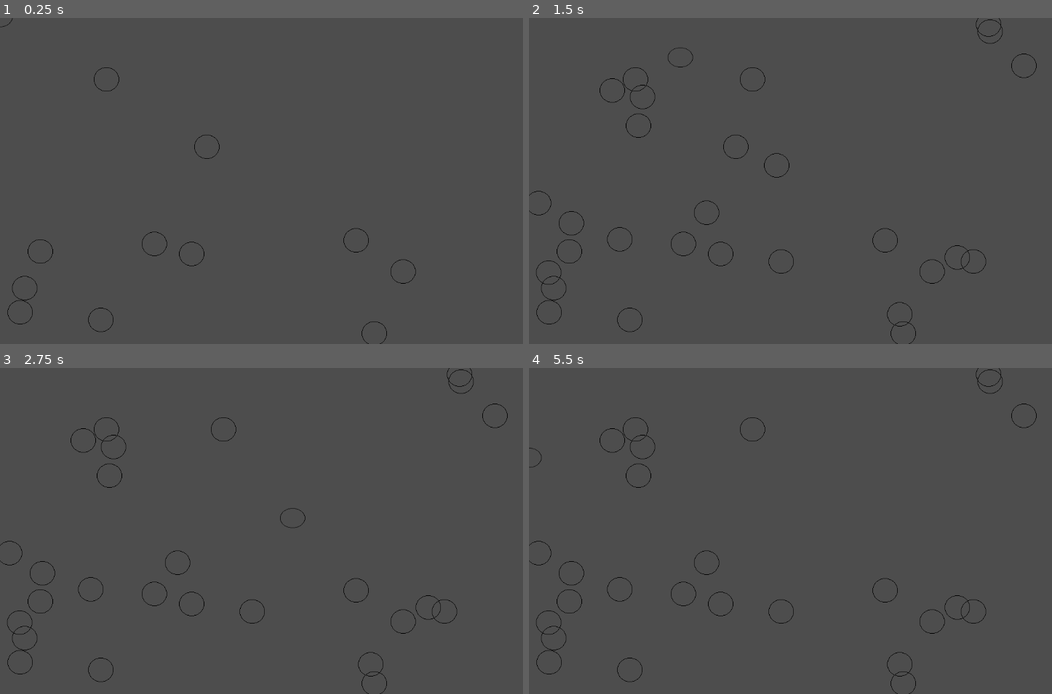
Above: before the commit, frames 1-4 (two rows, left to right).
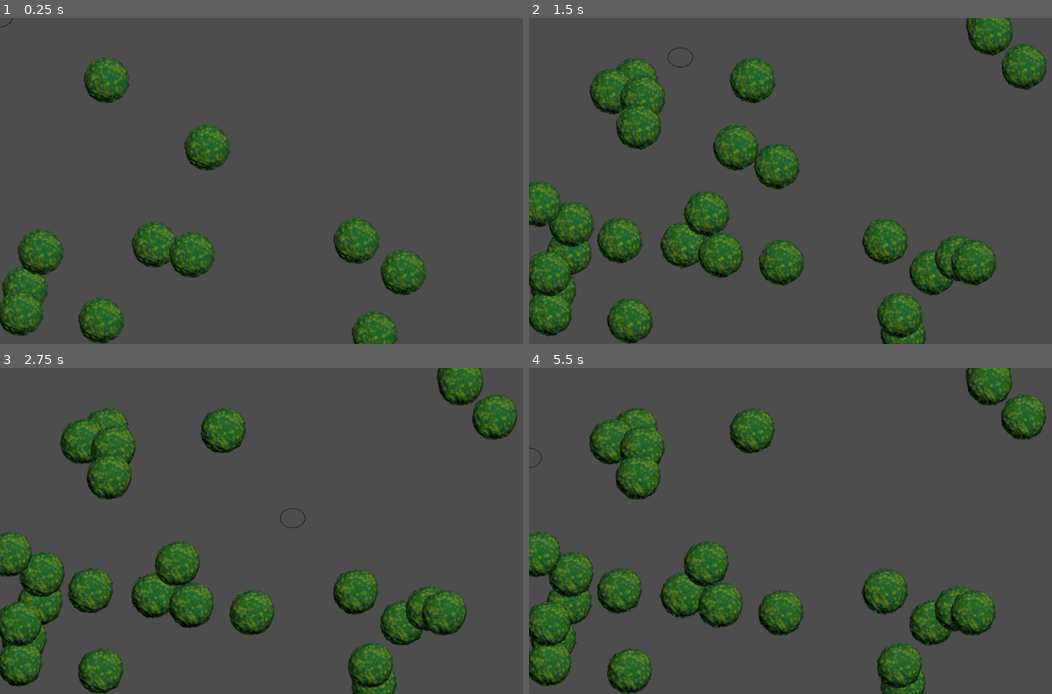
Above: after the commit, the same moments.

Repository: dome025/Untitled_Fish_Game
Game: Godot game, scene res://main.tscn
Same seed, same stepped clock (60 frames per second), same inputs: the game is played once before the commit and once after it.
Inputs:
- Up to frame 1 (0.25 s): no input
- Up to frame 2 (1.5 s): hold Right (move_right) 0.53-1.28 s; hold Down (move_down) from 1.28 s (still down)
- Up to frame 3 (2.75 s): release Down (move_down) at 2.03 s; hold Right (move_right) from 2.03 s (still down)
- Up to frame 4 (5.5 s): release Right (move_right) at 2.78 s; hold Up (move_up) 2.78-3.53 s; hold Left (move_left) 3.53-5.03 s; hold Down (move_down) from 5.03 s (still down)

The runs differ from the first frame. In frame 1, 9.7% of the frame differs, in the area x 0-82%, y 12-100%; in frame 2, 21%, in the area x 0-100%, y 0-100%; in frame 3, 19%; in frame 4, 19%.

Commit message:
Animated food :P

Diff:
--- a/Player.gd
+++ b/Player.gd
@@ -44,10 +44,7 @@
 	if velocity.length() > 0:
 		velocity = velocity.normalized() * speed;
 
-	print(0.5 * delta)
-	print(scaleUpTime * 0.5)
 	health = health - 0.5 * delta - scaleUpTime * 0.5;
-	print(health)
 
 	position += velocity * delta;
 
--- a/food.tscn
+++ b/food.tscn
@@ -1,16 +1,286 @@
-[gd_scene load_steps=5 format=3 uid="uid://bffld2x6g3wgf"]
+[gd_scene load_steps=44 format=3 uid="uid://bffld2x6g3wgf"]
 
 [ext_resource type="Script" path="res://food.gd" id="1_5ub5f"]
-[ext_resource type="Texture2D" uid="uid://cqe1o44gdrlev" path="res://assets/Cell.png" id="1_785c4"]
+[ext_resource type="Texture2D" uid="uid://xqwh2fkwt3jo" path="res://assets/aminations/food/food_idle.png" id="2_7uhbu"]
+
+[sub_resource type="AtlasTexture" id="AtlasTexture_5ow11"]
+atlas = ExtResource("2_7uhbu")
+region = Rect2(0, 0, 128, 128)
+
+[sub_resource type="AtlasTexture" id="AtlasTexture_xcw4f"]
+atlas = ExtResource("2_7uhbu")
+region = Rect2(128, 0, 128, 128)
+
+[sub_resource type="AtlasTexture" id="AtlasTexture_5s4b3"]
+atlas = ExtResource("2_7uhbu")
+region = Rect2(256, 0, 128, 128)
+
+[sub_resource type="AtlasTexture" id="AtlasTexture_l43sl"]
+atlas = ExtResource("2_7uhbu")
+region = Rect2(384, 0, 128, 128)
+
+[sub_resource type="AtlasTexture" id="AtlasTexture_n076h"]
+atlas = ExtResource("2_7uhbu")
+region = Rect2(512, 0, 128, 128)
+
+[sub_resource type="AtlasTexture" id="AtlasTexture_b33hu"]
+atlas = ExtResource("2_7uhbu")
+region = Rect2(640, 0, 128, 128)
+
+[sub_resource type="AtlasTexture" id="AtlasTexture_b6kbi"]
+atlas = ExtResource("2_7uhbu")
+region = Rect2(768, 0, 128, 128)
+
+[sub_resource type="AtlasTexture" id="AtlasTexture_vjyc3"]
+atlas = ExtResource("2_7uhbu")
+region = Rect2(896, 0, 128, 128)
+
+[sub_resource type="AtlasTexture" id="AtlasTexture_tteys"]
+atlas = ExtResource("2_7uhbu")
+region = Rect2(0, 128, 128, 128)
+
+[sub_resource type="AtlasTexture" id="AtlasTexture_4bykg"]
+atlas = ExtResource("2_7uhbu")
+region = Rect2(128, 128, 128, 128)
+
+[sub_resource type="AtlasTexture" id="AtlasTexture_h1i3y"]
+atlas = ExtResource("2_7uhbu")
+region = Rect2(256, 128, 128, 128)
+
+[sub_resource type="AtlasTexture" id="AtlasTexture_rvtdw"]
+atlas = ExtResource("2_7uhbu")
+region = Rect2(384, 128, 128, 128)
+
+[sub_resource type="AtlasTexture" id="AtlasTexture_to8gu"]
+atlas = ExtResource("2_7uhbu")
+region = Rect2(512, 128, 128, 128)
+
+[sub_resource type="AtlasTexture" id="AtlasTexture_glwwb"]
+atlas = ExtResource("2_7uhbu")
+region = Rect2(640, 128, 128, 128)
+
+[sub_resource type="AtlasTexture" id="AtlasTexture_wtgd3"]
+atlas = ExtResource("2_7uhbu")
+region = Rect2(768, 128, 128, 128)
+
+[sub_resource type="AtlasTexture" id="AtlasTexture_jhruy"]
+atlas = ExtResource("2_7uhbu")
+region = Rect2(896, 128, 128, 128)
+
+[sub_resource type="AtlasTexture" id="AtlasTexture_l78hm"]
+atlas = ExtResource("2_7uhbu")
+region = Rect2(0, 256, 128, 128)
+
+[sub_resource type="AtlasTexture" id="AtlasTexture_yfoan"]
+atlas = ExtResource("2_7uhbu")
+region = Rect2(128, 256, 128, 128)
+
+[sub_resource type="AtlasTexture" id="AtlasTexture_umjfx"]
+atlas = ExtResource("2_7uhbu")
+region = Rect2(256, 256, 128, 128)
+
+[sub_resource type="AtlasTexture" id="AtlasTexture_qc7tj"]
+atlas = ExtResource("2_7uhbu")
+region = Rect2(384, 256, 128, 128)
+
+[sub_resource type="AtlasTexture" id="AtlasTexture_ejm6n"]
+atlas = ExtResource("2_7uhbu")
+region = Rect2(512, 256, 128, 128)
+
+[sub_resource type="AtlasTexture" id="AtlasTexture_n4h64"]
+atlas = ExtResource("2_7uhbu")
+region = Rect2(640, 256, 128, 128)
+
+[sub_resource type="AtlasTexture" id="AtlasTexture_kor3c"]
+atlas = ExtResource("2_7uhbu")
+region = Rect2(768, 256, 128, 128)
+
+[sub_resource type="AtlasTexture" id="AtlasTexture_0mqnm"]
+atlas = ExtResource("2_7uhbu")
+region = Rect2(896, 256, 128, 128)
+
+[sub_resource type="AtlasTexture" id="AtlasTexture_2vuph"]
+atlas = ExtResource("2_7uhbu")
+region = Rect2(0, 384, 128, 128)
+
+[sub_resource type="AtlasTexture" id="AtlasTexture_7igqp"]
+atlas = ExtResource("2_7uhbu")
+region = Rect2(128, 384, 128, 128)
+
+[sub_resource type="AtlasTexture" id="AtlasTexture_i7wo7"]
+atlas = ExtResource("2_7uhbu")
+region = Rect2(256, 384, 128, 128)
+
+[sub_resource type="AtlasTexture" id="AtlasTexture_m1dns"]
+atlas = ExtResource("2_7uhbu")
+region = Rect2(384, 384, 128, 128)
+
+[sub_resource type="AtlasTexture" id="AtlasTexture_6jtky"]
+atlas = ExtResource("2_7uhbu")
+region = Rect2(512, 384, 128, 128)
+
+[sub_resource type="AtlasTexture" id="AtlasTexture_1vyx4"]
+atlas = ExtResource("2_7uhbu")
+region = Rect2(640, 384, 128, 128)
+
+[sub_resource type="AtlasTexture" id="AtlasTexture_l2s3k"]
+atlas = ExtResource("2_7uhbu")
+region = Rect2(768, 384, 128, 128)
+
+[sub_resource type="AtlasTexture" id="AtlasTexture_npfo2"]
+atlas = ExtResource("2_7uhbu")
+region = Rect2(896, 384, 128, 128)
+
+[sub_resource type="AtlasTexture" id="AtlasTexture_2px6e"]
+atlas = ExtResource("2_7uhbu")
+region = Rect2(0, 512, 128, 128)
+
+[sub_resource type="AtlasTexture" id="AtlasTexture_ur4rm"]
+atlas = ExtResource("2_7uhbu")
+region = Rect2(128, 512, 128, 128)
+
+[sub_resource type="AtlasTexture" id="AtlasTexture_kebfw"]
+atlas = ExtResource("2_7uhbu")
+region = Rect2(256, 512, 128, 128)
+
+[sub_resource type="AtlasTexture" id="AtlasTexture_y8eq5"]
+atlas = ExtResource("2_7uhbu")
+region = Rect2(384, 512, 128, 128)
+
+[sub_resource type="AtlasTexture" id="AtlasTexture_hifab"]
+atlas = ExtResource("2_7uhbu")
+region = Rect2(512, 512, 128, 128)
+
+[sub_resource type="AtlasTexture" id="AtlasTexture_ph3ir"]
+atlas = ExtResource("2_7uhbu")
+region = Rect2(640, 512, 128, 128)
+
+[sub_resource type="AtlasTexture" id="AtlasTexture_n50nj"]
+atlas = ExtResource("2_7uhbu")
+region = Rect2(768, 512, 128, 128)
 
 [sub_resource type="SpriteFrames" id="SpriteFrames_2rc7e"]
 animations = [{
 "frames": [{
 "duration": 1.0,
-"texture": ExtResource("1_785c4")
+"texture": SubResource("AtlasTexture_5ow11")
+}, {
+"duration": 1.0,
+"texture": SubResource("AtlasTexture_xcw4f")
+}, {
+"duration": 1.0,
+"texture": SubResource("AtlasTexture_5s4b3")
+}, {
+"duration": 1.0,
+"texture": SubResource("AtlasTexture_l43sl")
+}, {
+"duration": 1.0,
+"texture": SubResource("AtlasTexture_n076h")
+}, {
+"duration": 1.0,
+"texture": SubResource("AtlasTexture_b33hu")
+}, {
+"duration": 1.0,
+"texture": SubResource("AtlasTexture_b6kbi")
+}, {
+"duration": 1.0,
+"texture": SubResource("AtlasTexture_vjyc3")
+}, {
+"duration": 1.0,
+"texture": SubResource("AtlasTexture_tteys")
+}, {
+"duration": 1.0,
+"texture": SubResource("AtlasTexture_4bykg")
+}, {
+"duration": 1.0,
+"texture": SubResource("AtlasTexture_h1i3y")
+}, {
+"duration": 1.0,
+"texture": SubResource("AtlasTexture_rvtdw")
+}, {
+"duration": 1.0,
+"texture": SubResource("AtlasTexture_to8gu")
+}, {
+"duration": 1.0,
+"texture": SubResource("AtlasTexture_glwwb")
+}, {
+"duration": 1.0,
+"texture": SubResource("AtlasTexture_wtgd3")
+}, {
+"duration": 1.0,
+"texture": SubResource("AtlasTexture_jhruy")
+}, {
+"duration": 1.0,
+"texture": SubResource("AtlasTexture_l78hm")
+}, {
+"duration": 1.0,
+"texture": SubResource("AtlasTexture_yfoan")
+}, {
+"duration": 1.0,
+"texture": SubResource("AtlasTexture_umjfx")
+}, {
+"duration": 1.0,
+"texture": SubResource("AtlasTexture_qc7tj")
+}, {
+"duration": 1.0,
+"texture": SubResource("AtlasTexture_ejm6n")
+}, {
+"duration": 1.0,
+"texture": SubResource("AtlasTexture_n4h64")
+}, {
+"duration": 1.0,
+"texture": SubResource("AtlasTexture_kor3c")
+}, {
+"duration": 1.0,
+"texture": SubResource("AtlasTexture_0mqnm")
+}, {
+"duration": 1.0,
+"texture": SubResource("AtlasTexture_2vuph")
+}, {
+"duration": 1.0,
+"texture": SubResource("AtlasTexture_7igqp")
+}, {
+"duration": 1.0,
+"texture": SubResource("AtlasTexture_i7wo7")
+}, {
+"duration": 1.0,
+"texture": SubResource("AtlasTexture_m1dns")
+}, {
+"duration": 1.0,
+"texture": SubResource("AtlasTexture_6jtky")
+}, {
+"duration": 1.0,
+"texture": SubResource("AtlasTexture_1vyx4")
+}, {
+"duration": 1.0,
+"texture": SubResource("AtlasTexture_l2s3k")
+}, {
+"duration": 1.0,
+"texture": SubResource("AtlasTexture_npfo2")
+}, {
+"duration": 1.0,
+"texture": SubResource("AtlasTexture_2px6e")
+}, {
+"duration": 1.0,
+"texture": SubResource("AtlasTexture_ur4rm")
+}, {
+"duration": 1.0,
+"texture": SubResource("AtlasTexture_kebfw")
+}, {
+"duration": 1.0,
+"texture": SubResource("AtlasTexture_y8eq5")
+}, {
+"duration": 1.0,
+"texture": SubResource("AtlasTexture_hifab")
+}, {
+"duration": 1.0,
+"texture": SubResource("AtlasTexture_ph3ir")
+}, {
+"duration": 1.0,
+"texture": SubResource("AtlasTexture_n50nj")
 }],
 "loop": true,
-"name": &"default",
+"name": &"idle",
 "speed": 5.0
 }]
 
@@ -22,6 +292,9 @@
 
 [node name="AnimatedSprite2D" type="AnimatedSprite2D" parent="."]
 sprite_frames = SubResource("SpriteFrames_2rc7e")
+animation = &"idle"
+frame = 38
+frame_progress = 1.0
 
 [node name="CollisionShape2D" type="CollisionShape2D" parent="."]
 shape = SubResource("CircleShape2D_hdhtv")
--- a/main.gd
+++ b/main.gd
@@ -16,5 +16,6 @@
 		instance.position.y = randi() % 1000;
 		instance.scale.x = 1;
 		instance.scale.y = 1;
+		instance.get_node('AnimatedSprite2D').play();
 		add_child(instance);
 		foodCount += 1;
Not shown, added: assets/aminations/baraccuda/baraccuda_swim.png.import
Not shown, added: assets/aminations/food/food_idle.png.import
Not shown, added: assets/aminations/player/eat/eat.png.import
Not shown, added: assets/aminations/player/idle/idle.png.import
Not shown, added: assets/aminations/player/puff/puff.png.import
Not shown, added: assets/aminations/player/swim/swim.png.import
